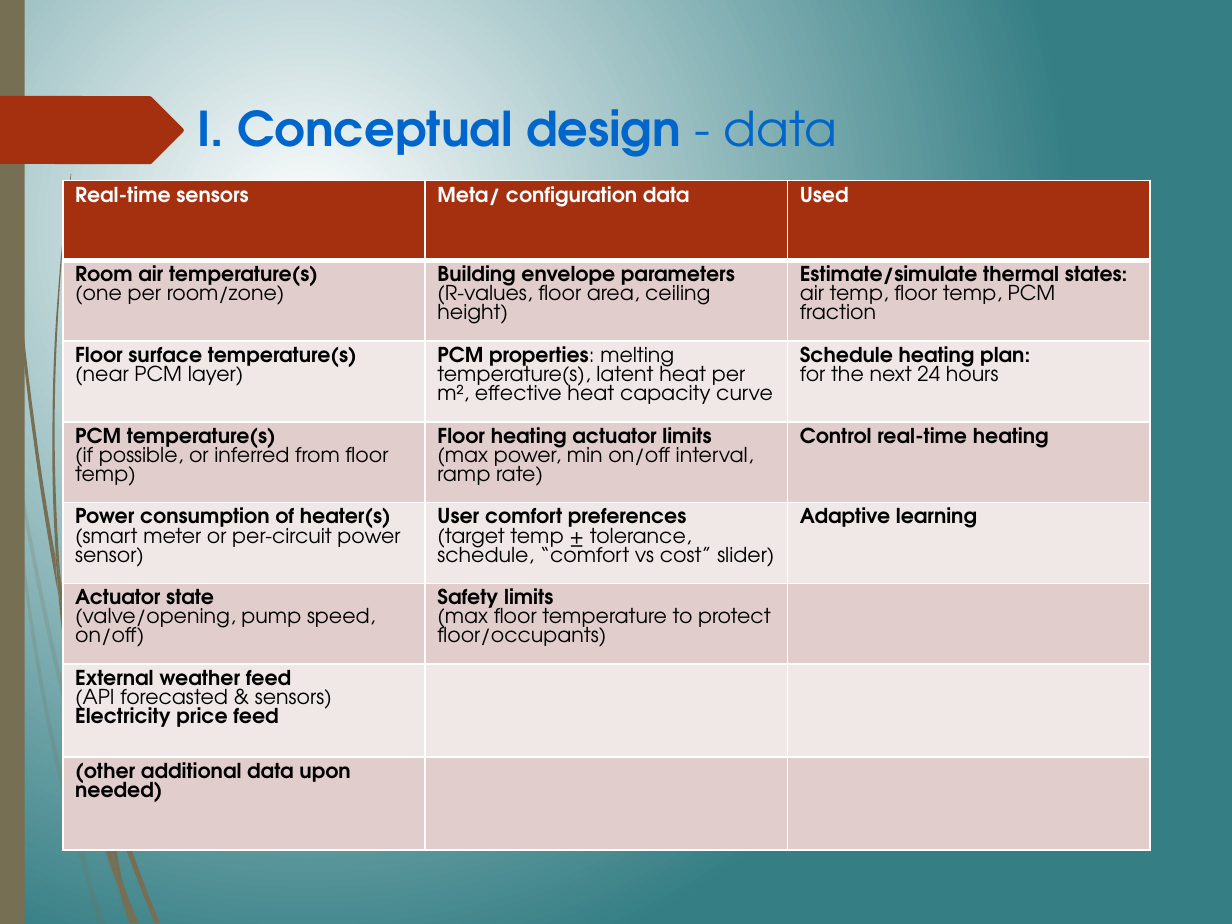
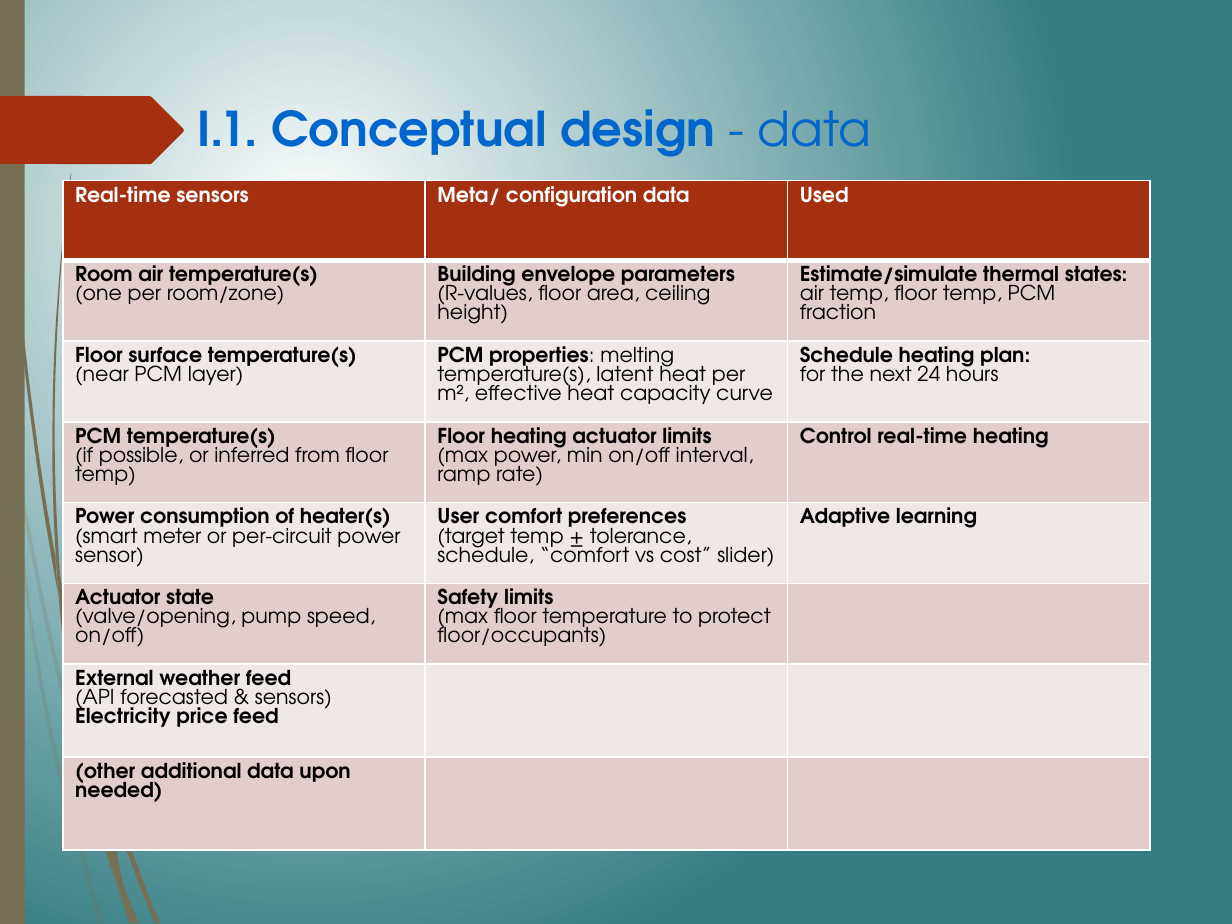
Before and after one commit to thanqminh/thanqminh.com, a slide deck: slide 4 of files/minh.pptx. Drawn at 1232x924 pixels with LibreOffice and Linux fonts; fonts in the diff are those of the drawing. Boxes give left, top, right and bottom in pixels: in the first picture for what was removed or moved away, otherwise in the second. Text is boxed around its words. In the diff, an @@ line names an element or a change of style, - is before the commit and + after.

```diff
--- a/files/minh.pptx
+++ b/files/minh.pptx
@@ title at <box>197,109,871,157</box>: text changed @@
-I. Conceptual design - data
+I.1. Conceptual design - data
```
Also in this commit, not shown: 11 other slides changed, 1 slide added.
